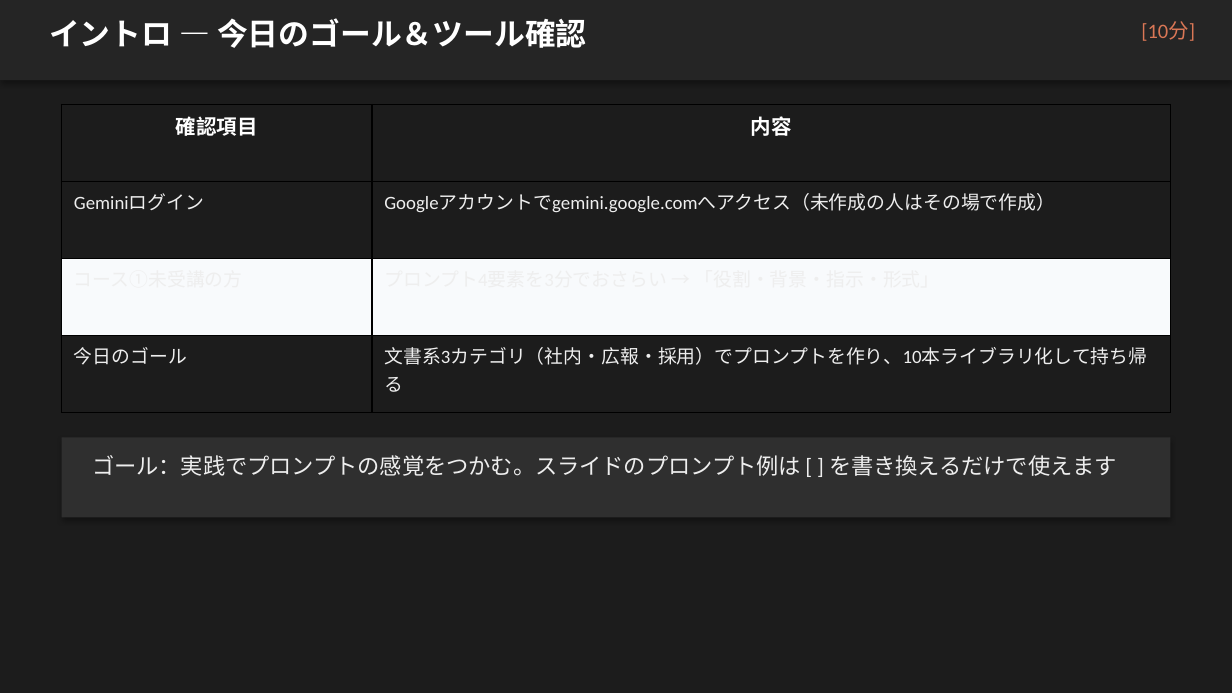
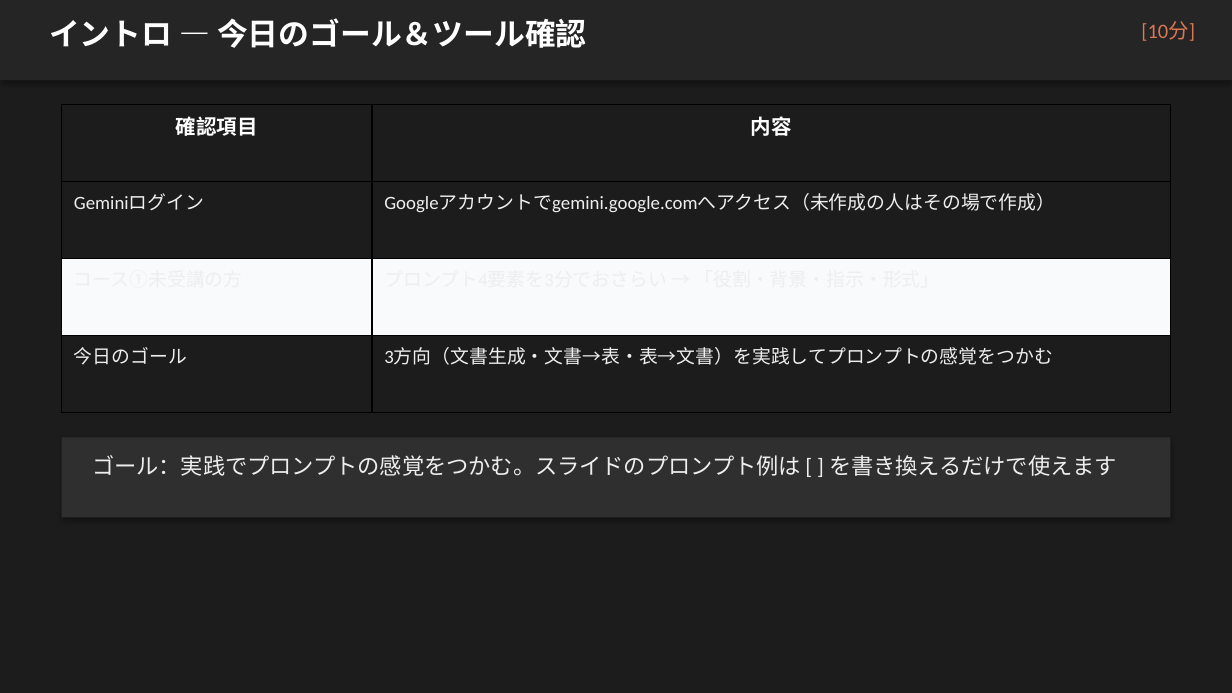
Before and after one commit to zatune-gif/kurashi-no-dodai-log, a slide deck: slide 4 of 00-01_han-ai/training-materials/course02_jissen_bunsho.pptx. Drawn at 1232x693 pixels with LibreOffice and Linux fonts; fonts in the diff are those of the drawing. Boxes give left, top, right and bottom in pixels: in the first picture for what was removed or moved away, otherwise in the second. Text is boxed around its words. In the diff, an @@ line names an element or a change of style, - is before the commit and + after.

```diff
--- a/00-01_han-ai/training-materials/course02_jissen_bunsho.pptx
+++ b/00-01_han-ai/training-materials/course02_jissen_bunsho.pptx
@@ table at (62,105,1170,413) @@
-row 4, column 2: 文書系3カテゴリ（社内・広報・採用）でプロンプトを作り、10本ライブラリ化して持ち帰る
+row 4, column 2: 3方向（文書生成・文書→表・表→文書）を実践してプロンプトの感覚をつかむ
```
Also in this commit, not shown: 6 other slides changed, 7 other files.
